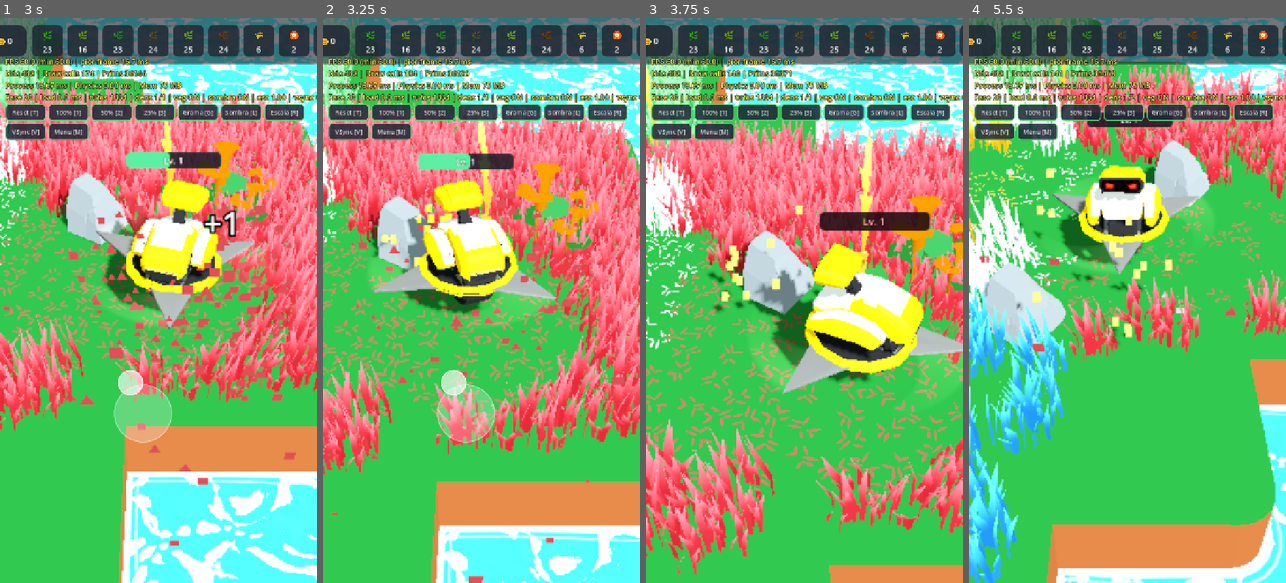
Above: before the commit, frames 1-4 (left to right).
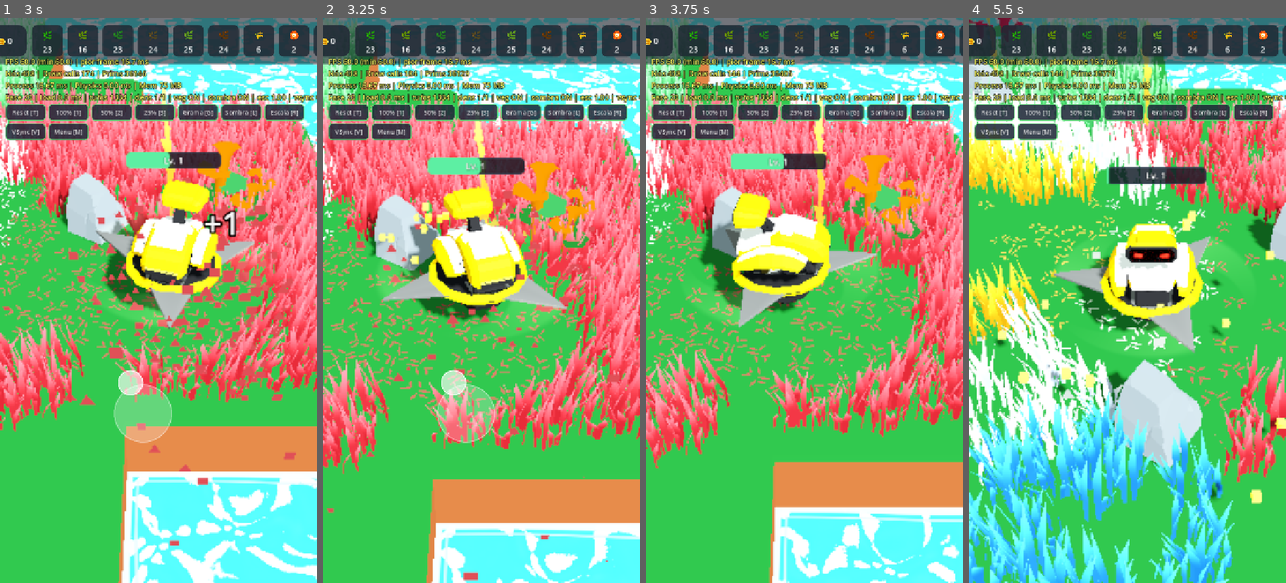
Above: after the commit, the same moments.

Repository: rogerbif/grass-cut-bot
Game: Godot game, scene res://scenes/tools/perf_test.tscn
The game is run twice, just before and just after one commit, with the same random seed, the same clock (stepped at 60 frames per second) and the same inputs. This scene is started directly instead of the project's main scene.
Inputs (mouse positions are in pixels of both pictures, inside the frame that each line leads up to):
- Up to frame 1 (3 s): tap Enter at 0.5 s; move the mouse to (228, 272) at 0.52 s; hold Right (ui_right) 0.53-1.25 s; hold Alt 0.53-1.25 s; click (228, 272) at 0.67 s; drag from (95, 328) to (142, 413) at 1.27 s; move the mouse to (190, 176) at 2.02 s; hold Right (ui_right) 2.03-2.75 s; tap Z at 2.1 s; drag from (142, 413) to (63, 215) at 2.77 s
- Up to frame 2 (3.25 s): no input
- Up to frame 3 (3.75 s): move the mouse to (899, 385) at 3.52 s; hold Left (ui_left) from 3.53 s (still down); tap 1 at 3.6 s
- Up to frame 4 (5.5 s): release Left (ui_left) at 4.25 s; drag from (1032, 215) to (1079, 159) at 4.27 s; move the mouse to (1143, 300) at 5.02 s; hold Down (ui_down) from 5.03 s (still down); tap 2 at 5.1 s; click (1143, 300) at 5.17 s

Frame 1 is identical in both runs. In frame 2, 37% of the frame differs, in the area x 0-100%, y 0-100%; in frame 3, 70%; in frame 4, 71%.

Commit message:
feat(gameplay): calibracao de mastigacao continua (0.28s) e remocao de knockback em plantas [v0.12.67-alpha]

Diff:
--- a/project.godot
+++ b/project.godot
@@ -11,7 +11,7 @@
 [application]
 
 config/name="Grass Cut Bot"
-config/version="0.12.66-alpha"
+config/version="0.12.67-alpha"
 run/main_scene="res://scenes/menu/main_menu.tscn"
 config/features=PackedStringArray("4.7", "Mobile")
 boot_splash/image="uid://3pegaomvcdut"
--- a/scripts/cutter/cutter.gd
+++ b/scripts/cutter/cutter.gd
@@ -863,19 +863,10 @@
 	if idx != -1:
 		_overlapping_vegetation.remove_at(idx)
 
-func _trigger_plant_first_hit_knockback(normal: Vector3) -> void:
-	var dir: Vector3 = Vector3(normal.x, 0.0, normal.z)
-	if dir.length_squared() < 0.0001:
-		if velocity.length_squared() > 0.001:
-			dir = -Vector3(velocity.x, 0.0, velocity.z).normalized()
-		else:
-			dir = Vector3(0.0, 0.0, 1.0)
-	else:
-		dir = dir.normalized()
-	is_stunned = true
-	stun_timer = 0.08
-	velocity = dir * 2.15
-	shock_compression = -0.022
+func _trigger_plant_first_hit_knockback(_normal: Vector3) -> void:
+	# Feedback mecânico sutil na suspensão sem aplicar stun ou knockback reverso,
+	# mantendo o robô no controle e permitindo mastigação contínua contra a colisão rígida.
+	shock_compression = -0.016
 
 func _cut_vegetation_area(area: Area3D) -> bool:
 	if area == null or not is_instance_valid(area):
--- a/scripts/plants/plant.gd
+++ b/scripts/plants/plant.gd
@@ -227,7 +227,7 @@
 		return
 
 	var now_sec: float = float(Time.get_ticks_msec()) * 0.001
-	if max_health > 1 and (now_sec - _last_hit_time) < 1.0:
+	if max_health > 1 and (now_sec - _last_hit_time) < 0.28:
 		return
 	_last_hit_time = now_sec
 
@@ -235,8 +235,17 @@
 	if health <= 0:
 		_perform_cut()
 	else:
+		if AudioManager != null:
+			AudioManager.play_cut_sfx(false)
+		if GameManager != null:
+			GameManager.trigger_haptic_cut()
+
 		if type == PlantType.FLOWER:
 			_apply_flower_damage_stage(health)
+		elif type == PlantType.WHEAT:
+			var scene_root: Node = get_tree().current_scene if get_tree() != null else null
+			if scene_root != null:
+				spawn_grass_cut_particles(scene_root, global_position, particle_color)
 
 		# Feedback de dano para plantas resistentes
 		var tween: Tween = create_tween()
--- a/scripts/plants/vegetation_grid.gd
+++ b/scripts/plants/vegetation_grid.gd
@@ -60,7 +60,7 @@
 
 const GRID_STEP: float = 0.40
 const TUFT_HIT_RADIUS_BONUS: float = 0.0
-const MULTI_HIT_COOLDOWN_SEC: float = 1.0
+const MULTI_HIT_COOLDOWN_SEC: float = 0.28
 const HIDDEN_TRANSFORM: Transform3D = Transform3D(
 	Basis(Vector3(0.0001, 0.0, 0.0), Vector3(0.0, 0.0001, 0.0), Vector3(0.0, 0.0, 0.0001)),
 	Vector3(0.0, -50.0, 0.0)
@@ -1433,16 +1433,26 @@
 								while _get_remaining_goal_safe(g_target) > 0:
 									gm.call("register_cut", g_target, 1, Vector3.ZERO)
 				else:
+					var p_key: String = _plant_keys[p_idx]
+					var tree_node: SceneTree = get_tree()
+					var s_root: Node = tree_node.current_scene if tree_node != null else self
+
+					# Feedback audiovisual e háptico imediato para o golpe parcial
+					if AudioManager != null:
+						AudioManager.play_cut_sfx(false)
+					if gm != null and gm.has_method("trigger_haptic_cut"):
+						gm.call("trigger_haptic_cut")
+
 					if mm != null:
-						var p_key: String = _plant_keys[p_idx]
 						if p_key.begins_with("flower"):
 							var stage: float = 1.0 if new_hp == 2 else 2.0
 							mm.set_instance_custom_data(inst_idx, Color(stage, 0.0, 0.0, 0.0))
-							var tree_node: SceneTree = get_tree()
-							var s_root: Node = tree_node.current_scene if tree_node != null else self
 							PlantScript.spawn_flower_petal_burst(s_root, p_pos, p_key)
 							if new_hp == 2:
 								PlantScript.spawn_flower_detach_pieces(s_root, _initial_transforms[p_idx], p_key)
+						elif p_key == "wheat":
+							PlantScript.spawn_grass_cut_particles(s_root, p_pos, _particle_colors[p_idx])
+
 						var init_xform: Transform3D = _initial_transforms[p_idx]
 						var squash_xform: Transform3D = Transform3D(
 							init_xform.basis.scaled(Vector3(1.25, 1.25, 1.25)),
--- /dev/null
+++ b/tests/test_multi_hit_continuous.gd
@@ -0,0 +1,29 @@
+extends Node3D
+
+const VegetationGridScript = preload("res://scripts/plants/vegetation_grid.gd")
+const CutterScript = preload("res://scripts/cutter/cutter.gd")
+
+func _ready() -> void:
+	print("--- TEST MULTI-HIT CONTINUOUS START ---")
+
+	# 1. Verifica constante de cooldown calibrada para 0.28s
+	var vg: Node3D = VegetationGridScript.new() as Node3D
+	add_child(vg)
+	assert(vg.get("MULTI_HIT_COOLDOWN_SEC") == 0.28, "MULTI_HIT_COOLDOWN_SEC deve ser 0.28")
+	print("MULTI_HIT_COOLDOWN_SEC validado: 0.28s")
+
+	# 2. Verifica ausência de knockback e stun no cortador ao colidir com vegetação
+	var cutter_scene: PackedScene = preload("res://scenes/cutter/cutter.tscn")
+	var cutter: CharacterBody3D = cutter_scene.instantiate() as CharacterBody3D
+	add_child(cutter)
+	cutter.velocity = Vector3(2.5, 0.0, 1.0)
+	cutter.is_stunned = false
+	cutter.call("_trigger_plant_first_hit_knockback", Vector3(1.0, 0.0, 0.0))
+
+	assert(cutter.is_stunned == false, "O cortador NAO deve entrar em estado is_stunned em plantas")
+	assert(cutter.velocity == Vector3(2.5, 0.0, 1.0), "A velocidade do cortador NAO deve sofrer knockback reverso em plantas")
+	assert(cutter.shock_compression < 0.0, "Deve haver leve compressao mecanica na suspensao")
+	print("Comportamento do cortador contra plantas validado com sucesso (zero stun, zero knockback)")
+
+	print("--- TEST MULTI-HIT CONTINUOUS SUCCESS! ---")
+	get_tree().quit(0)
--- /dev/null
+++ b/tests/test_multi_hit_continuous.tscn
@@ -0,0 +1,6 @@
+[gd_scene load_steps=2 format=3 uid="uid://testmultihitcont01"]
+
+[ext_resource type="Script" path="res://tests/test_multi_hit_continuous.gd" id="1_test"]
+
+[node name="TestMultiHitContinuous" type="Node3D"]
+script = ExtResource("1_test")
Not shown, changed: export_presets.cfg
Not shown, added: tests/test_multi_hit_continuous.gd.uid
Not shown, changed: docs/02_entidades_e_mecanicas/SISTEMA_DE_VEGETACAO.md
Not shown, changed: docs/04_sistemas_e_gameplay/GAME_FEEL_E_HAPTICS.md
Not shown, added: docs/historico_melhorias/141_calibracao_mastigacao_continua_e_remocao_knockback_vegetacao.md
Not shown, changed: docs/historico_melhorias/INDICE_MELHORIAS.md
